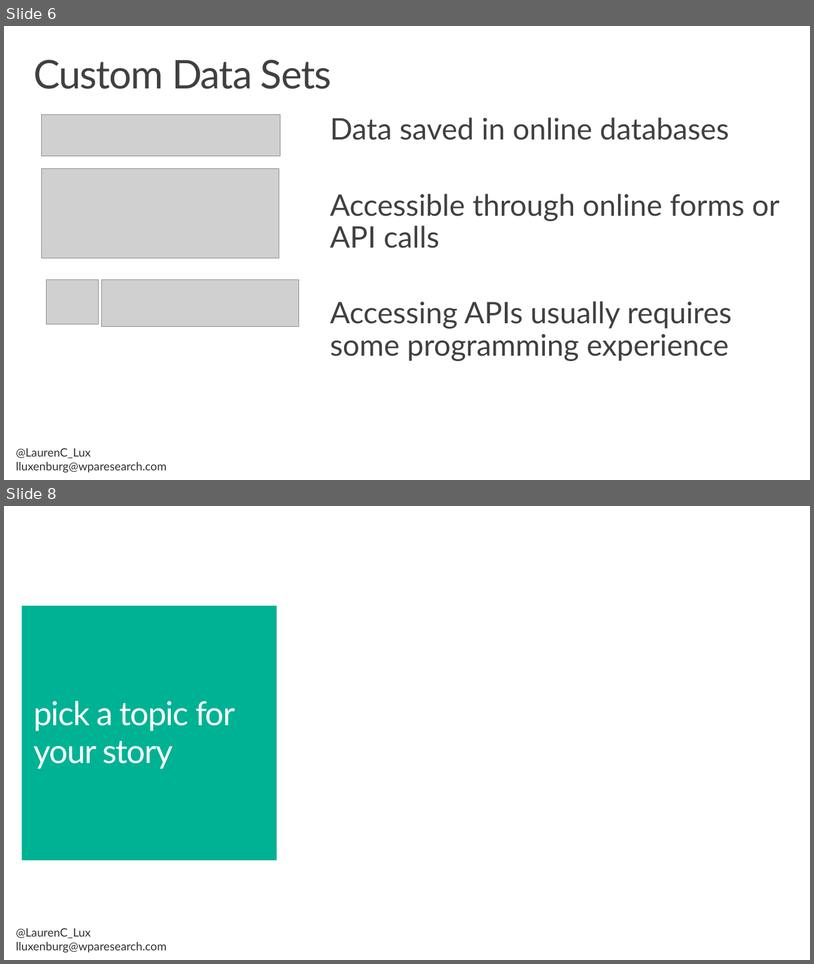
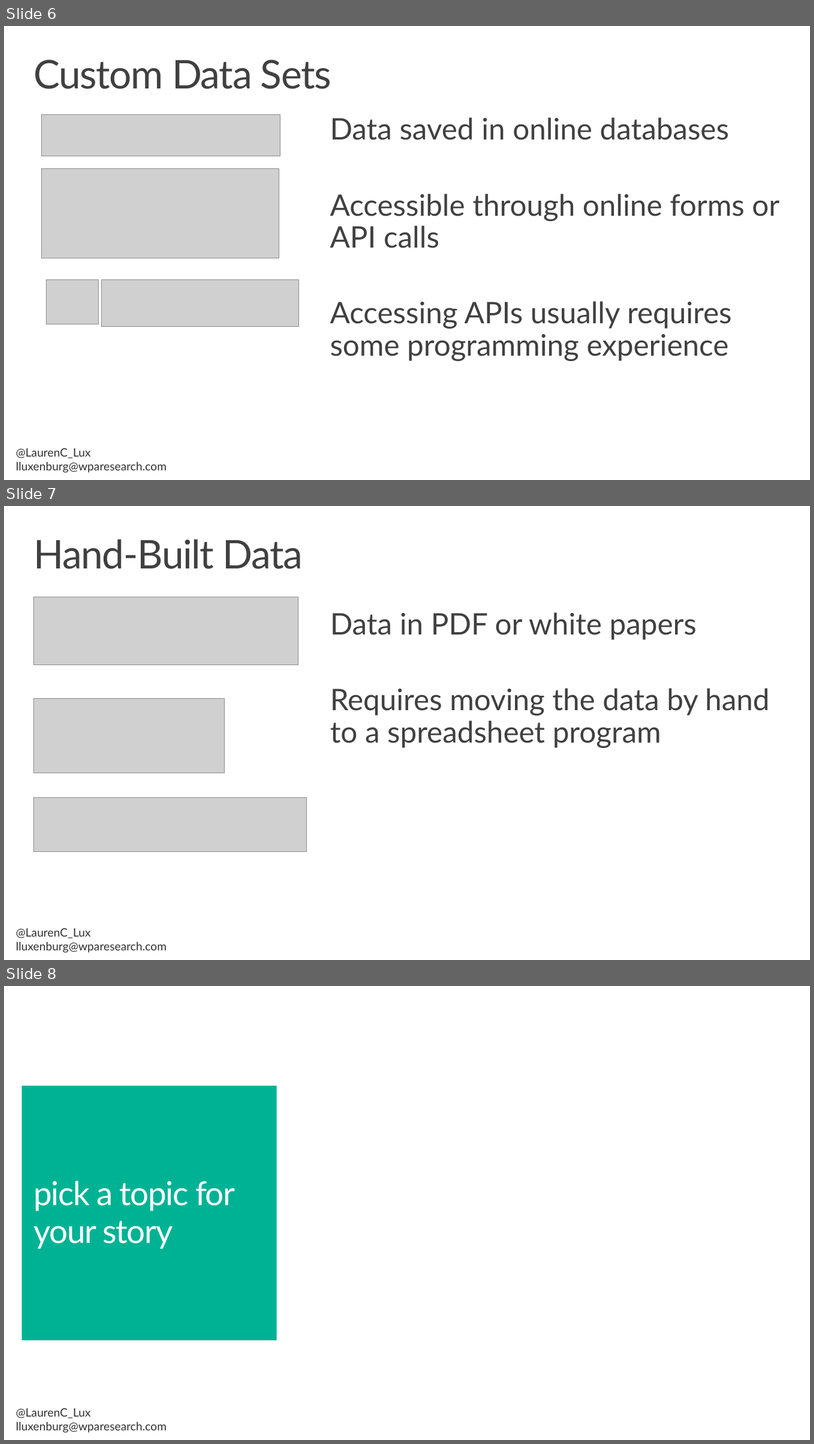
Before and after one commit to matthiasxc/DataVisClass, a slide deck: Session 2.pptx. Shown one above the other, each under a label of ours: slides 6 and 8 before the commit, slides 6, 7 and 8 after it; the slides between them are not shown. The pictures are 814x964 and 814x1444 pixels, drawn with LibreOffice and Linux fonts; fonts in the diff are those of the drawing; grey boxes stand for pictures; background and template pictures are left out. Boxes give left, top, right and bottom in pixels: in the first picture for what was removed or moved away, otherwise in the second. Text is boxed around its words. In the diff, an @@ line names an element or a change of style, - is before the commit and + after.

```diff
--- a/Session 2.pptx
+++ b/Session 2.pptx
@@ slide 7 added at box(4, 506, 810, 960), background #FFFFFF; not listed: 1 template element that a slide beside it also shows @@
@@ title added at box(33, 539, 303, 569), 48 pt, text #404040 @@
+Hand-Built Data
@@ picture added at box(33, 597, 298, 665) @@
@@ text added at box(330, 612, 770, 748), 36 pt, text #404040 @@
+Data in PDF or white papers
+Requires moving the data by hand to a spreadsheet program
@@ picture added at box(33, 698, 224, 773) @@
@@ picture added at box(33, 797, 307, 852) @@
```
Also in this commit, not shown: 2 other slides added, 1 slide removed.
